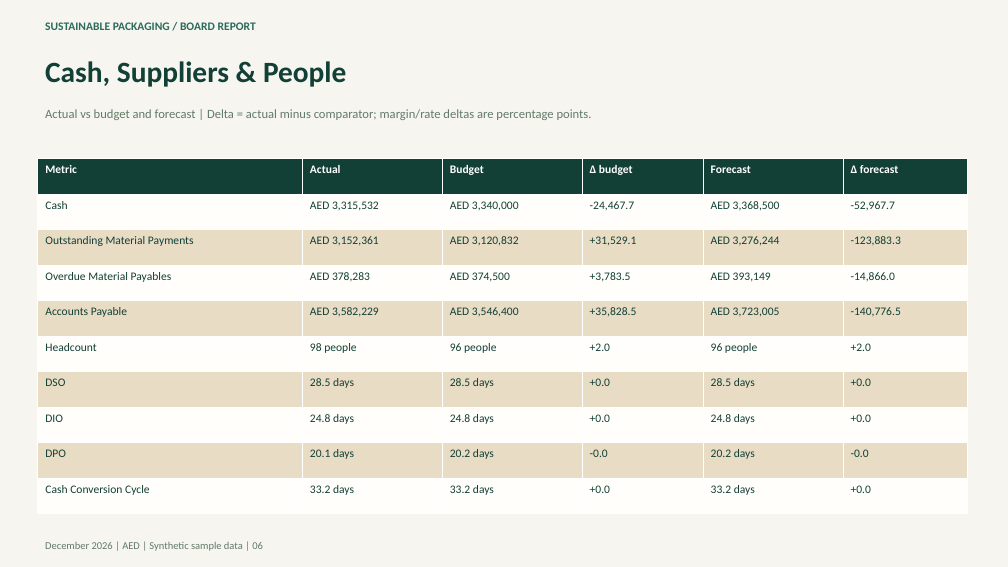
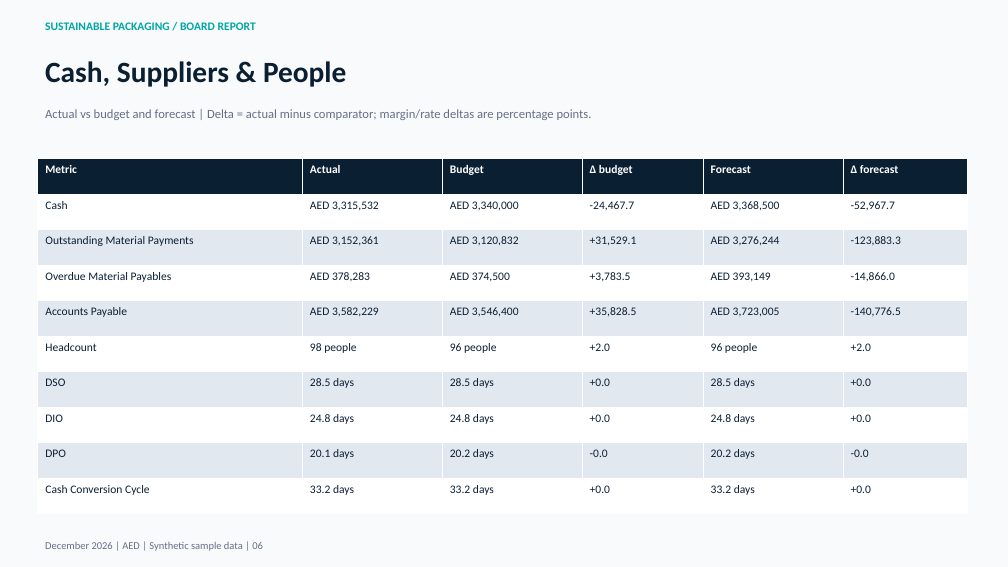
Before and after one commit to mikespence1/finance-intelligence-visual, a slide deck: slide 6 of finance-intelligence/examples/sustainable_packaging_board_2026-12.pptx. Drawn at 1008x567 pixels with LibreOffice and Linux fonts; fonts in the diff are those of the drawing. Boxes give left, top, right and bottom in pixels: in the first picture for what was removed or moved away, otherwise in the second. Text is boxed around its words. In the diff, an @@ line names an element or a change of style, - is before the commit and + after.

Commit message:
Apply DataPillars brand colours across dashboard and board packs

```diff
--- a/finance-intelligence/examples/sustainable_packaging_board_2026-12.pptx
+++ b/finance-intelligence/examples/sustainable_packaging_board_2026-12.pptx
@@ background #F6F5EF to #F8FAFC @@
@@ text "SUSTAINABLE PACKAGING / BOARD REPORT" at [45, 22, 256, 30]: text colour #2A6B5C to #00A6A6 @@
@@ text "Cash, Suppliers & People" at [45, 61, 346, 87]: text colour #123F36 to #0B1F33 @@
@@ text "Actual vs budget and forecast ..." at [45, 109, 592, 120]: text colour #637B69 to #667085 @@
@@ table at [38, 159, 968, 514] @@
@@ fill #123F36 to #0B1F33 in row 1 @@
@@ fill #FFFEFA to #FFFFFF in 30 cells @@
@@ fill #E8DCC4 to #E2E8F0 in 24 cells @@
@@ text colour #123F36 to #0B1F33 @@
@@ text "December 2026 | AED | ..." at [45, 542, 263, 551]: text colour #637B69 to #667085 @@
```
Also in this commit, not shown: 10 other slides changed, 8 other files.
